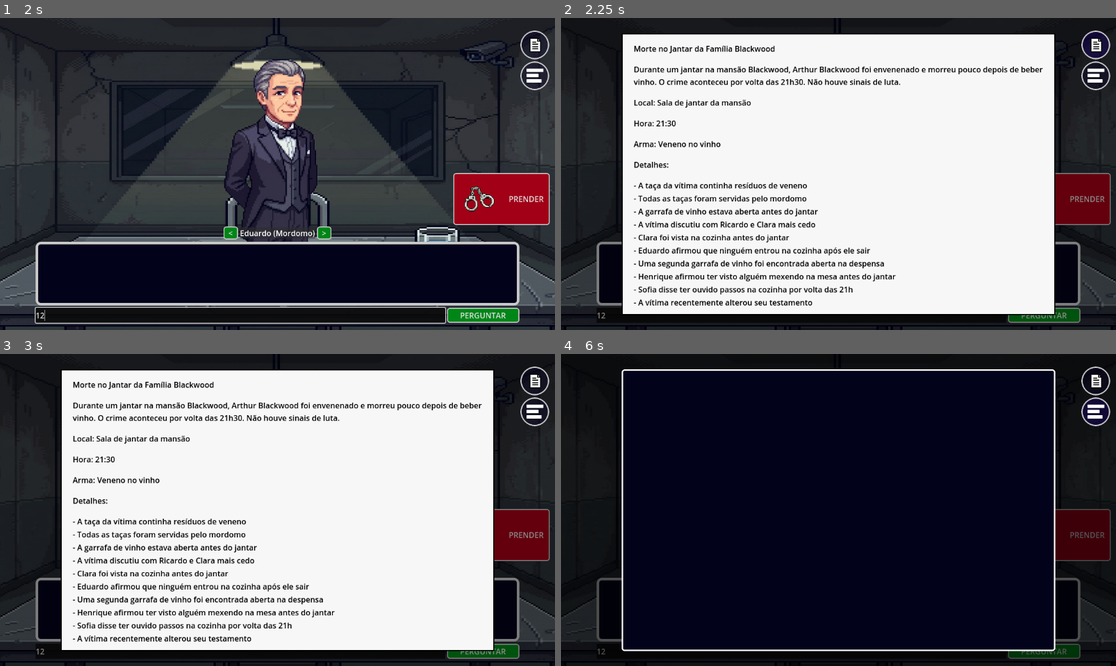
Above: before the commit, frames 1-4 (two rows, left to right).
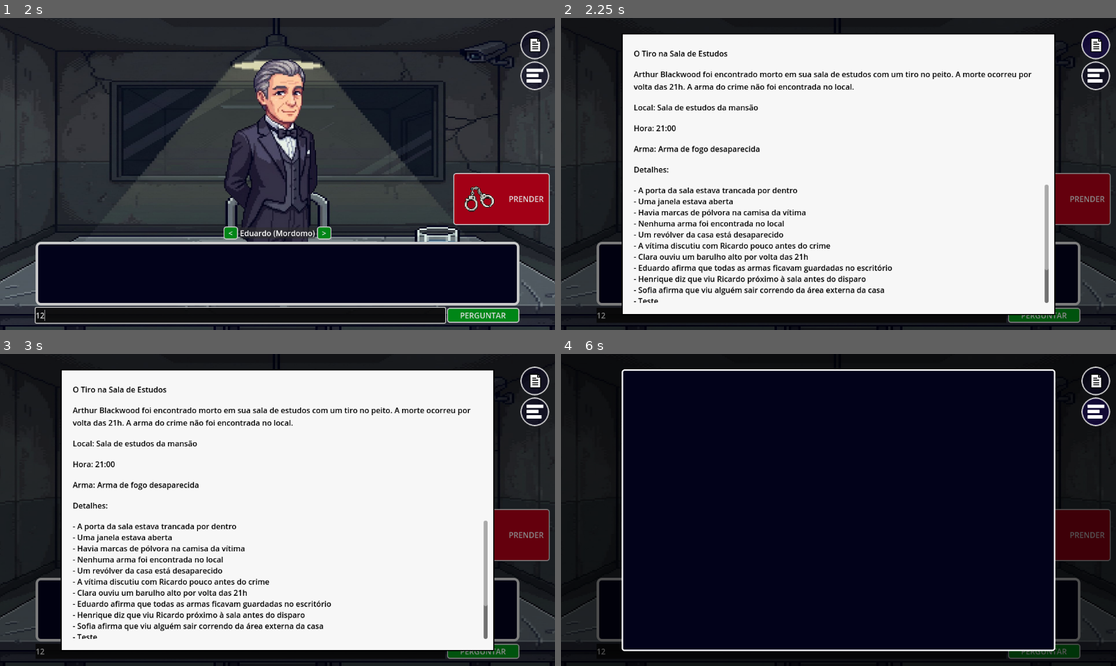
Above: after the commit, the same moments.

Repository: Cafeko/CIN0055-TMI_projeto_individual
Game: Godot game, scene res://Scenes/menu_principal.tscn
The game is run twice, just before and just after one commit, with the same random seed, the same clock (stepped at 60 frames per second) and the same inputs.
Inputs (mouse positions are in pixels of both pictures, inside the frame that each line leads up to):
- Up to frame 1 (2 s): click "START" at 0.5 s; click (238, 314) at 1.27 s; type "12" at 1.35 s
- Up to frame 2 (2.25 s): click (1093, 46) at 2 s
- Up to frame 3 (3 s): click "<" at 2.75 s
- Up to frame 4 (6 s): click ">" at 3.5 s; click "PERGUNTAR" at 4.25 s; click "PRENDER" at 5 s; click (1093, 413) at 5.75 s

Frame 1 is identical in both runs. In frame 2, 10% of the frame differs, in the area x 13-88%, y 8-93%; in frame 3, 10%; in frame 4, nothing differs.

Commit message:
Container de detalhes do caso corrigido para detalhes maiores

Diff:
--- a/dialogo-npc-inteligente/Assets/formulario_caso.gd
+++ b/dialogo-npc-inteligente/Assets/formulario_caso.gd
@@ -16,12 +16,6 @@
 	local.text = "Local: " + caso["local"]
 	hora.text = "Hora: " + caso["hora_crime"]
 	arma.text = "Arma: " + caso["arma"]
-	# limpar detalhes antigos
-	for child in detalhes_container.get_children():
-		child.queue_free()
 	# adicionar detalhes
 	for detalhe in caso["detalhes"]:
-		var label = Label.new()
-		label.text = "- " + detalhe
-		label.add_theme_color_override("font_color", Color(0, 0, 0))
-		detalhes_container.add_child(label)
+		detalhes_container.text += "- " + detalhe + "\n"
--- a/dialogo-npc-inteligente/Assets/formulario_caso.tscn
+++ b/dialogo-npc-inteligente/Assets/formulario_caso.tscn
@@ -83,5 +83,7 @@
 text = "Detalhes:"
 autowrap_mode = 2
 
-[node name="DetalhesContainer" type="VBoxContainer" parent="Panel/VBoxContainer"]
+[node name="DetalhesContainer" type="RichTextLabel" parent="Panel/VBoxContainer"]
 layout_mode = 2
+size_flags_vertical = 3
+theme_override_colors/default_color = Color(0, 0, 0, 1)
--- /dev/null
+++ b/dialogo-npc-inteligente/Data/Caso2.json
@@ -0,0 +1,103 @@
+{
+  "caso": {
+	"titulo": "O Tiro na Sala de Estudos",
+	"descricao": "Arthur Blackwood foi encontrado morto em sua sala de estudos com um tiro no peito. A morte ocorreu por volta das 21h. A arma do crime não foi encontrada no local.",
+	"local": "Sala de estudos da mansão",
+	"hora_crime": "21:00",
+	"arma": "Arma de fogo desaparecida",
+	"detalhes": [
+	  "A porta da sala estava trancada por dentro",
+	  "Uma janela estava aberta",
+	  "Havia marcas de pólvora na camisa da vítima",
+	  "Nenhuma arma foi encontrada no local",
+	  "Um revólver da casa está desaparecido",
+	  "A vítima discutiu com Ricardo pouco antes do crime",
+	  "Clara ouviu um barulho alto por volta das 21h",
+	  "Eduardo afirma que todas as armas ficavam guardadas no escritório",
+	  "Henrique diz que viu Ricardo próximo à sala antes do disparo",
+	  "Sofia afirma que viu alguém sair correndo da área externa da casa",
+	"Teste",
+	"Teste",
+	"Teste",
+	"Teste",
+	"Teste",
+	]
+  },
+  "suspeitos": [
+	{
+	  "id": 0,
+	  "nome": "Eduardo (Mordomo)",
+	  "sprite": "res://Imagens/sprite_Eduardo(Mordomo).png",
+	  "culpado": false,
+	  "personalidade": "Calmo, preciso",
+	  "alibi": "Estava organizando a cozinha no momento do disparo",
+	  "informacoes": [
+		"Disse que todas as armas ficavam guardadas no escritório",
+		"Afirma que Ricardo sabia onde ficava a chave do armário",
+		"Ouviu o disparo, mas não saiu imediatamente",
+		"Não viu ninguém entrar na sala",
+        "Acredita que alguém pegou a arma antes do crime"
+	  ]
+	},
+	{
+	  "id": 1,
+	  "nome": "Clara (Empregada)",
+	  "sprite": "res://Imagens/sprite_Clara(Empregada).png",
+	  "culpado": false,
+	  "personalidade": "Nervosa, sincera",
+	  "alibi": "Estava limpando o corredor",
+	  "informacoes": [
+		"Ouviu o tiro por volta das 21h",
+		"Ficou assustada e se escondeu",
+		"Não viu ninguém saindo pela porta da sala",
+		"Diz que a janela já estava aberta antes",
+        "Viu Henrique passando pelo corredor antes do disparo"
+	  ]
+	},
+	{
+	  "id": 2,
+	  "nome": "Ricardo (Herdeiro)",
+	  "sprite": "res://Imagens/sprite_Ricardo(Herdeiro).png",
+	  "culpado": true,
+	  "personalidade": "Arrogante, agressivo",
+	  "alibi": "Diz que estava em seu quarto",
+	  "informacoes": [
+		"Discutiu com a vítima pouco antes do crime",
+		"Sabia onde ficava a arma da casa",
+		"Afirma não ter saído do quarto",
+		"Foi visto próximo à sala por Henrique",
+        "Diz que alguém pode ter entrado pela janela"
+	  ]
+	},
+	{
+	  "id": 3,
+	  "nome": "Henrique (Advogado da família)",
+	  "sprite": "res://Imagens/sprite_Henrique(Advogado).png",
+	  "culpado": false,
+	  "personalidade": "Analítico, frio",
+	  "alibi": "Estava lendo na biblioteca",
+	  "informacoes": [
+		"Viu Ricardo perto da sala antes do disparo",
+		"Ouviu o tiro logo depois",
+		"Afirma que ninguém entrou ou saiu pela porta",
+		"Acredita que o criminoso conhecia bem a casa",
+        "Descartou a hipótese de suicídio"
+	  ]
+	},
+	{
+	  "id": 4,
+	  "nome": "Sofia (Convidada)",
+	  "sprite": "res://Imagens/sprite_Sofia(Convidada).png",
+	  "culpado": false,
+	  "personalidade": "Atenta, curiosa",
+	  "alibi": "Estava do lado de fora da casa",
+	  "informacoes": [
+		"Ouviu o disparo de fora",
+		"Viu alguém sair correndo pela lateral da casa",
+		"Não conseguiu ver o rosto",
+		"Achou estranho a janela estar aberta",
+        "Acredita que o assassino fugiu por ali"
+	  ]
+	}
+  ]
+}
--- a/dialogo-npc-inteligente/Scenes/main.tscn
+++ b/dialogo-npc-inteligente/Scenes/main.tscn
@@ -20,5 +20,5 @@
 position = Vector2(576, 324)
 
 [node name="Criador_de_casos" parent="." node_paths=PackedStringArray("suspeitos_list") instance=ExtResource("1_8gbba")]
-caso_path = "res://Data/Caso.json"
+caso_path = "res://Data/Caso2.json"
 suspeitos_list = NodePath("../Suspeitos_List")
